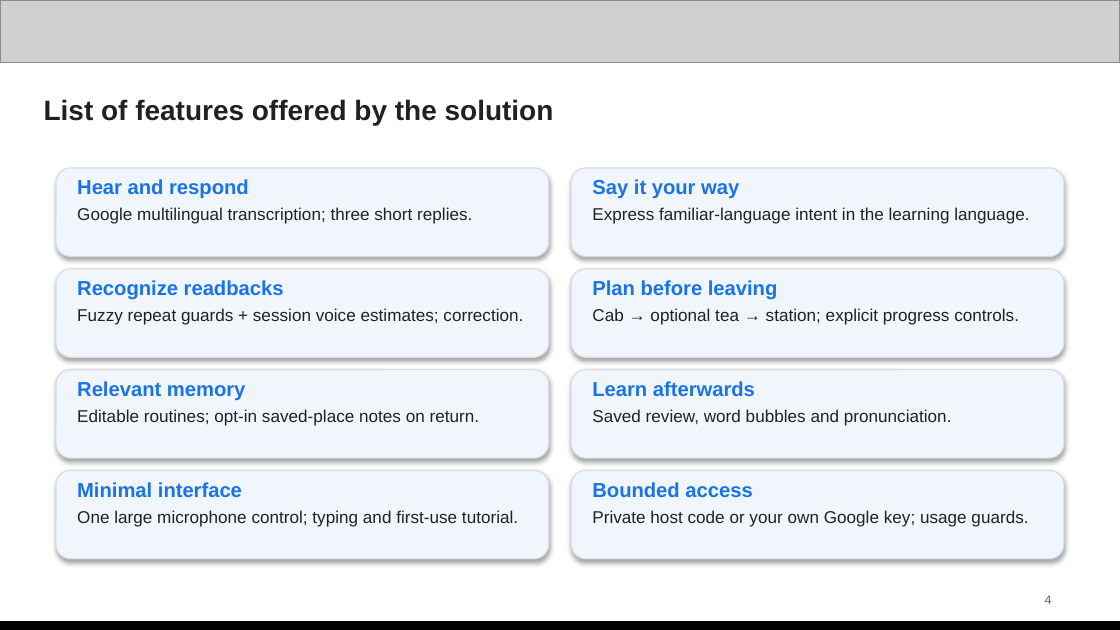
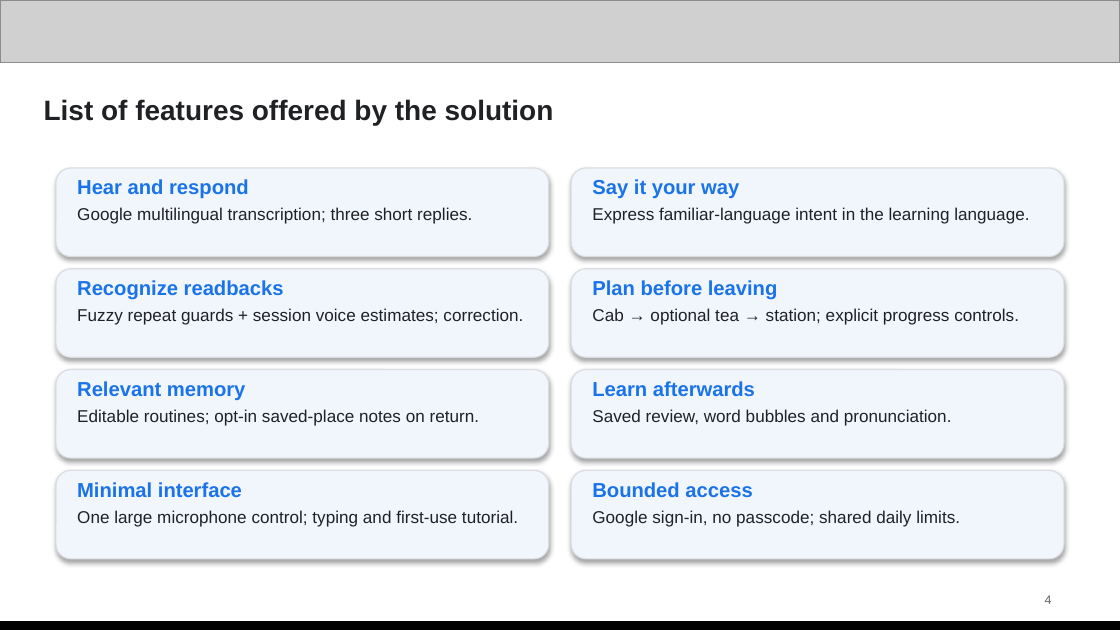
Before and after one commit to U4AR/LingoLive, a slide deck: slide 4 of docs/submission/LingoLive-Pitch-Deck.pptx. Drawn at 1120x630 pixels with LibreOffice and Linux fonts; fonts in the diff are those of the drawing; grey boxes stand for pictures. Boxes give left, top, right and bottom in pixels: in the first picture for what was removed or moved away, otherwise in the second. Text is boxed around its words. In the diff, an @@ line names an element or a change of style, - is before the commit and + after.

```diff
--- a/docs/submission/LingoLive-Pitch-Deck.pptx
+++ b/docs/submission/LingoLive-Pitch-Deck.pptx
@@ text at (x1=592, y1=510, x2=960, y2=527): text changed @@
-Private host code or your own Google key; usage guards.
+Google sign-in, no passcode; shared daily limits.
```
Also in this commit, not shown: 6 other slides changed, 36 other files.
